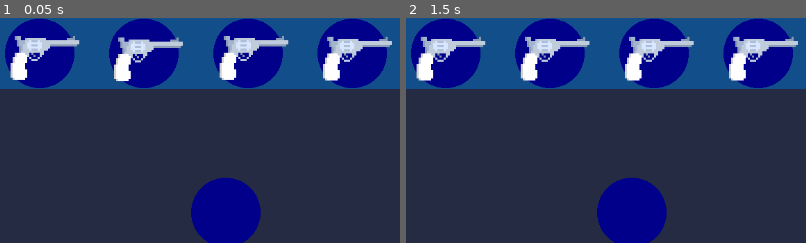
Above: before the commit, frames 1-2 (left to right).
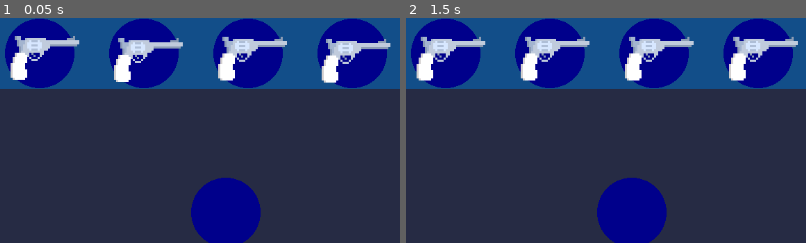
Above: after the commit, the same moments.

Repository: AmarHadj/shoot-your-way-out
Game: Godot game, scene res://Scenes/Level 1.tscn
The game is run twice, just before and just after one commit, with the same random seed, the same clock (stepped at 60 frames per second) and the same inputs.
Inputs:
- Up to frame 1 (0.05 s): no input
- Up to frame 2 (1.5 s): click "Shoot" at 0.5 s; click "Shoot" at 1.25 s
The pictures show only the part of the screen within x 6-56%, y 0-50%; the shares and areas given below are measured in that part.

The runs differ from the first frame. In frame 1, 1.7% of the frame differs, in the area x 28-98%, y 8-29%; in frame 2, nothing differs.

Commit message:
weapon slot system finished

Diff:
--- a/Scenes/Level 1.tscn
+++ b/Scenes/Level 1.tscn
@@ -56,13 +56,13 @@
 position = Vector2(122, 50)
 
 [node name="Revolver2" parent="weapons" instance=ExtResource("6_2jxly")]
-position = Vector2(271, 53)
+position = Vector2(270, 55)
 
 [node name="Revolver3" parent="weapons" instance=ExtResource("6_2jxly")]
-position = Vector2(423, 50)
+position = Vector2(421, 51)
 
 [node name="Revolver4" parent="weapons" instance=ExtResource("6_2jxly")]
-position = Vector2(572, 51)
+position = Vector2(569, 56)
 
 [node name="Bullet" parent="." instance=ExtResource("4_wxjds")]
 position = Vector2(63, 520)
--- a/scripts/drop_zone.gd
+++ b/scripts/drop_zone.gd
@@ -1,5 +1,10 @@
 extends Marker2D
-
+var has_weapon = false
 
 func _draw():
 	draw_circle(Vector2.ZERO, 50, Color.DARK_BLUE)
+func set_has_weapon(placed : bool):
+	has_weapon = placed
+
+func get_has_weapon():
+	return has_weapon
--- a/scripts/revolver.gd
+++ b/scripts/revolver.gd
@@ -4,7 +4,7 @@
 var selected = false
 var rest_point
 var is_placed
-var new_position
+var new_position = -1
 
 
 # Called when the node enters the scene tree for the first time.
@@ -22,13 +22,19 @@
 func _physics_process(delta):
 	if selected:
 		global_position=lerp(global_position, get_global_mouse_position(), 25*delta)
+		is_placed = false
+		if new_position >= 0:
+			if Observer.weapon_slots[new_position].get_has_weapon():
+				Observer.weapon_slots[new_position].set_has_weapon(false)
+				print(Observer.weapon_slots[new_position].get_has_weapon())
 	else :
-		place_gun()
+		if !is_placed :
+			place_gun()
 		if is_placed :
-			global_position = lerp(global_position, new_position.global_position, 10* delta)
-			is_placed = false
+			global_position = lerp(global_position, Observer.weapon_slots[new_position].global_position, 10* delta)
 		else :
 			global_position = lerp(global_position, rest_point.global_position, 10* delta)
+			new_position = -1
 
 func _input(event):
 	if event is InputEventMouseButton:
@@ -39,8 +45,9 @@
 	rest_point = rest_point_choosed
 
 func place_gun():
-	for child in Observer.weapon_slots:
-		if abs(global_position.x - child.global_position.x) < min_dist and abs(global_position.y - child.global_position.y) < min_dist:
+	for i in range(Observer.weapon_slots.size()):
+		if abs(global_position.x - Observer.weapon_slots[i].global_position.x) < min_dist and abs(global_position.y - Observer.weapon_slots[i].global_position.y) < min_dist and !Observer.weapon_slots[i].get_has_weapon():
 			is_placed = true
-			new_position = child
+			Observer.weapon_slots[i].set_has_weapon(true)
+			new_position = i
 			break
